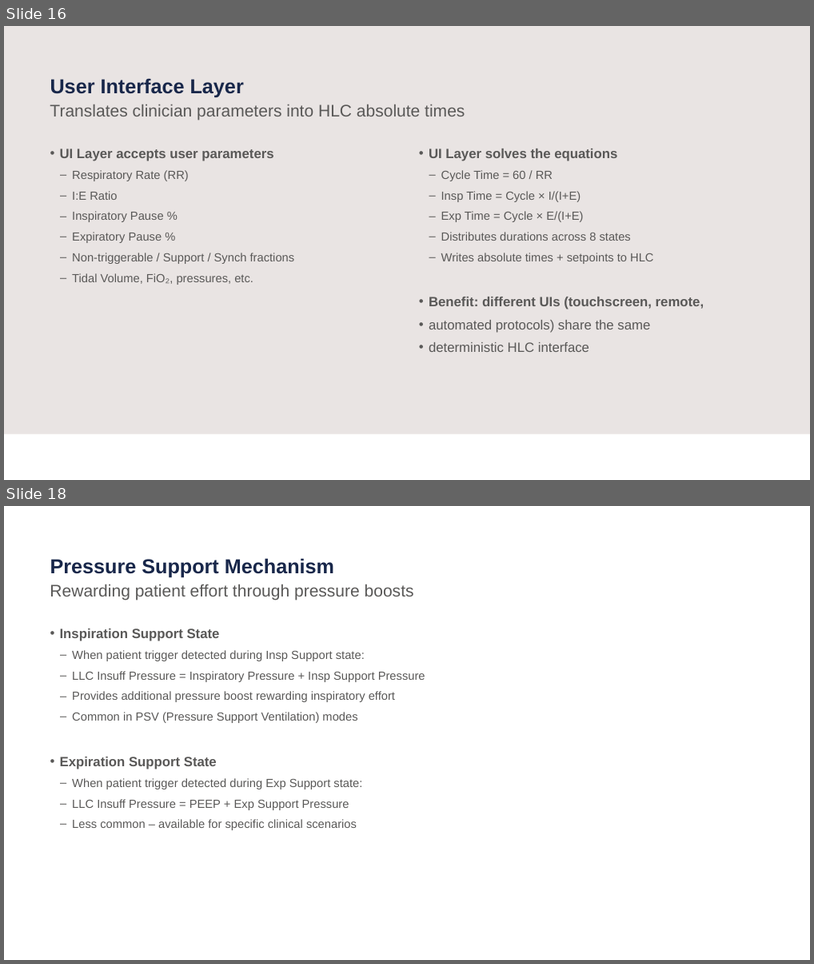
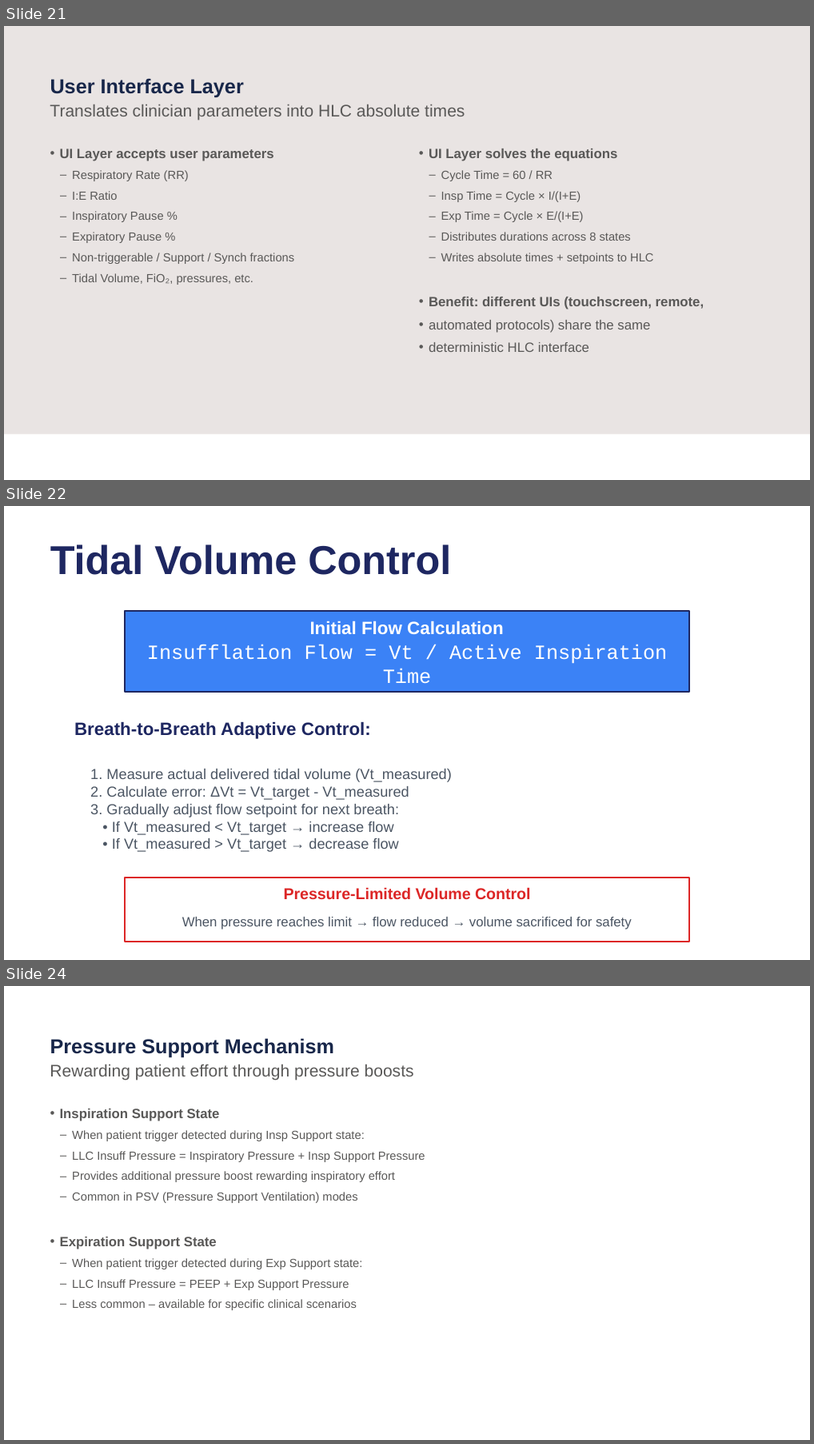
Before and after one commit to Teknosofen/ParallelMixer, a slide deck: documentation/presentation/Ventilator_Control_Architecture.pptx. Shown one above the other, each under a label of ours: slides 16 and 18 before the commit, slides 21, 22 and 24 after it; the slides between them are not shown. The pictures are 814x964 and 814x1444 pixels, drawn with LibreOffice and Linux fonts; fonts in the diff are those of the drawing; background and template pictures are left out. Boxes give left, top, right and bottom in pixels: in the first picture for what was removed or moved away, otherwise in the second. Text is boxed around its words. In the diff, an @@ line names an element or a change of style, - is before the commit and + after.

```diff
--- a/documentation/presentation/Ventilator_Control_Architecture.pptx
+++ b/documentation/presentation/Ventilator_Control_Architecture.pptx
@@ slide 22 added at bbox=[4, 506, 810, 960], background #FFFFFF @@
@@ text added at bbox=[50, 544, 451, 575], 48 pt, text #1E2761, bold @@
+Tidal Volume Control
@@ rectangle added at bbox=[125, 611, 690, 691], fill #3B82F6, outline #1E2761 2 pt @@
@@ text added at bbox=[310, 621, 504, 634], 21.3 pt, text #FFFFFF, bold @@
+Initial Flow Calculation
@@ text added at bbox=[147, 644, 667, 684], 24 pt, text #FFFFFF @@
+Insufflation Flow = Vt / Active Inspiration Time
@@ text added at bbox=[74, 721, 371, 739], 21.3 pt, text #1E2761, bold @@
+Breath-to-Breath Adaptive Control:
@@ text added at bbox=[90, 768, 451, 852], 17.3 pt, text #4B5563 @@
+1. Measure actual delivered tidal volume (Vt_measured)
+2. Calculate error: ΔVt = Vt_target - Vt_measured
+3. Gradually adjust flow setpoint for next breath:
+• If Vt_measured < Vt_target → increase flow
+• If Vt_measured > Vt_target → decrease flow
@@ rectangle added at bbox=[125, 877, 690, 941], fill #FFFFFF, outline #DC2626 2 pt @@
@@ text added at bbox=[284, 887, 530, 899], 18.7 pt, text #DC2626, bold @@
+Pressure-Limited Volume Control
@@ text added at bbox=[182, 916, 632, 929], 16 pt, text #4B5563 @@
+When pressure reaches limit → flow reduced → volume sacrificed for safety
@@ what was slide 16 is now slide 21 @@
@@ what was slide 18 is now slide 24 @@
```
Also in this commit, not shown: 9 slides changed, 11 other slides added, 4 slides removed, 10 other files.
